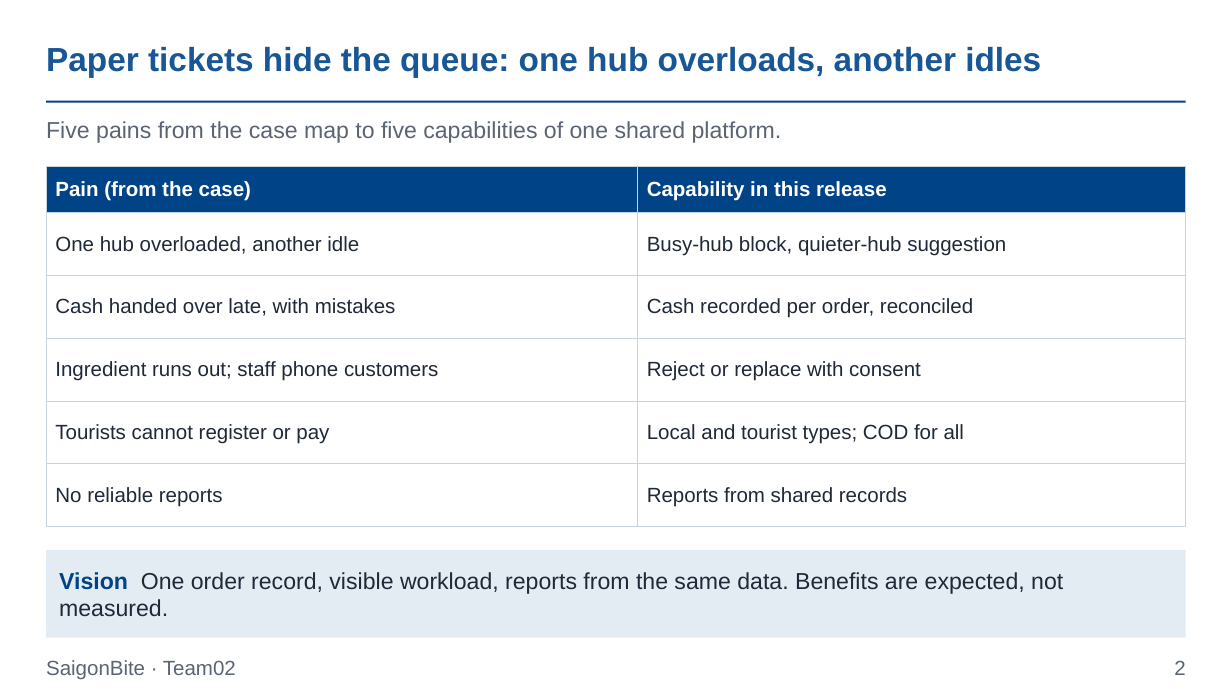
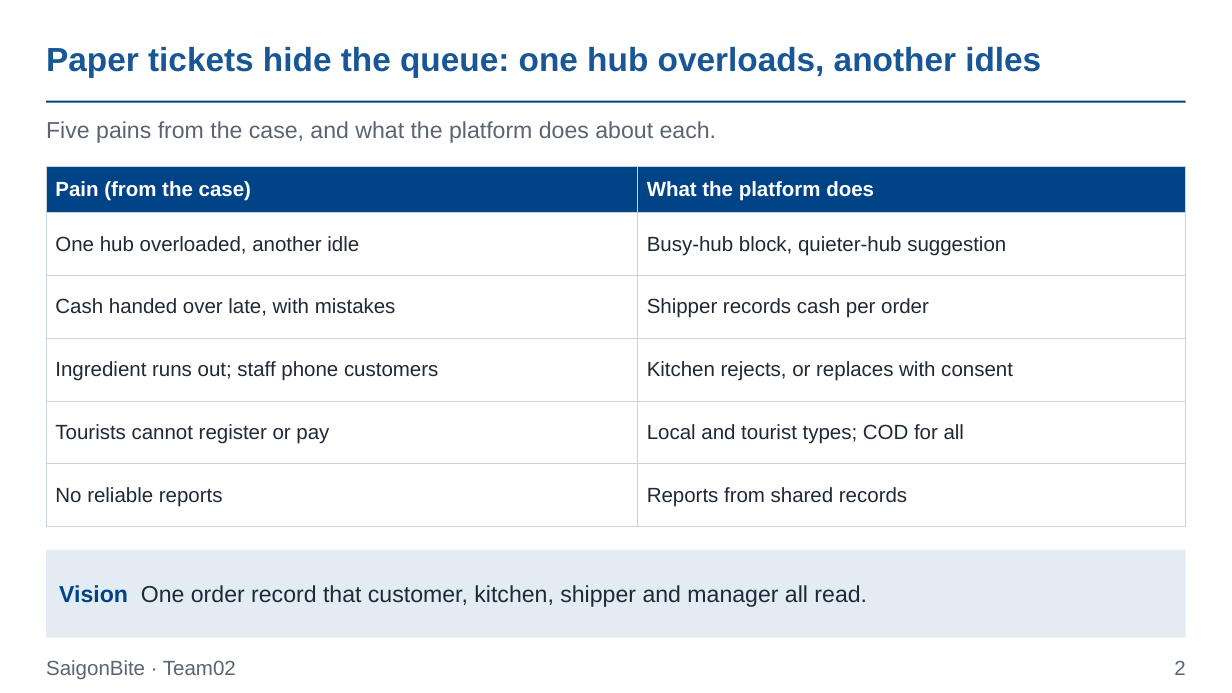
Before and after one commit to Dat071104/SaigonBite, a slide deck: slide 2 of docs/part1/Team02_Proposal_Slides_for_SaigonBite.pptx. Drawn at 1232x693 pixels with LibreOffice and Linux fonts; fonts in the diff are those of the drawing. Boxes give left, top, right and bottom in pixels: in the first picture for what was removed or moved away, otherwise in the second. Text is boxed around its words. In the diff, an @@ line names an element or a change of style, - is before the commit and + after.

```diff
--- a/docs/part1/Team02_Proposal_Slides_for_SaigonBite.pptx
+++ b/docs/part1/Team02_Proposal_Slides_for_SaigonBite.pptx
@@ text at (46, 121, 716, 143): text changed @@
-Five pains from the case map to five capabilities of one shared platform.
+Five pains from the case, and what the platform does about each.
@@ table at (46, 166, 1186, 511) @@
-row 1, column 2: Capability in this release
+row 1, column 2: What the platform does
-row 3, column 2: Cash recorded per order, reconciled
+row 3, column 2: Shipper records cash per order
-row 4, column 2: Reject or replace with consent
+row 4, column 2: Kitchen rejects, or replaces with consent
@@ text at (59, 585, 867, 607): text changed @@
-Vision One order record, visible workload, reports from the same data. Benefits are expected, not measured.
+Vision One order record that customer, kitchen, shipper and manager all read.
```
Also in this commit, not shown: 11 other slides changed, 1 slide added, 1 slide removed, 9 other files.
